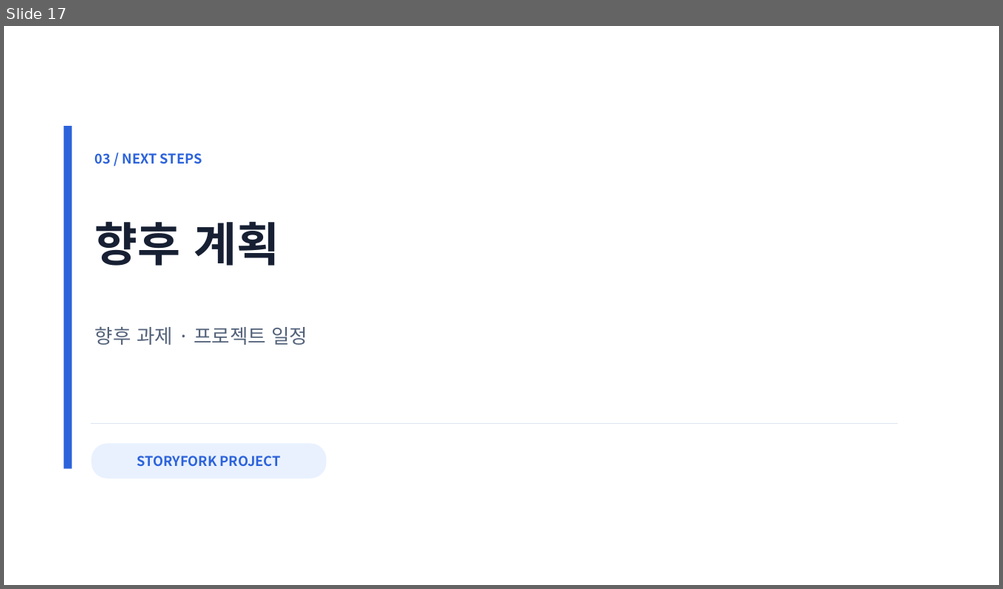
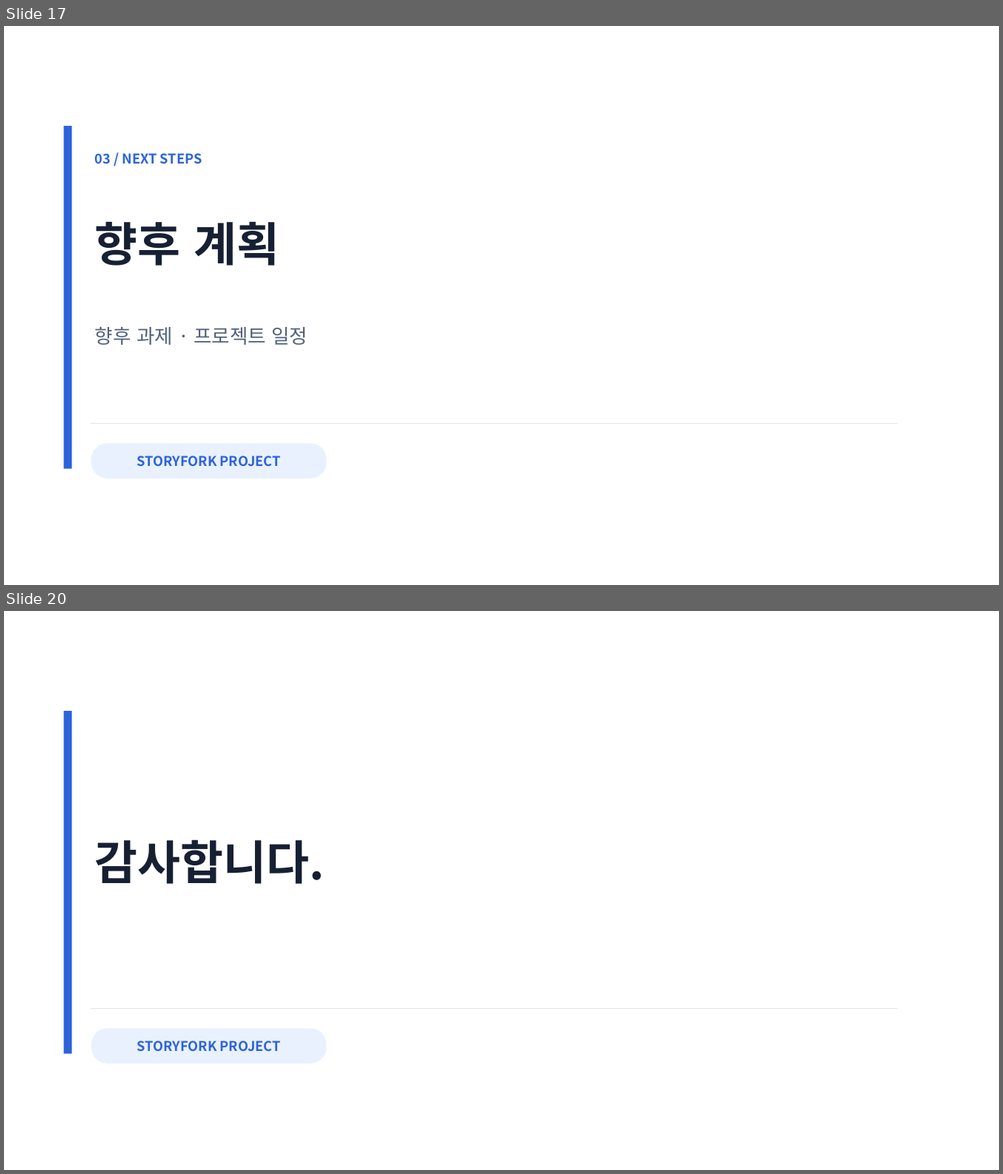
Before and after one commit to SKNETWORKS-FAMILY-AICAMP/SKN34-FINAL-4TEAM, a slide deck: docs/deliverables/SKN34-final-4Team_중간발표.pptx. Shown one above the other, each under a label of ours: slide 17 before the commit, slides 17 and 20 after it; the slides between them are not shown. The pictures are 1003x589 and 1003x1174 pixels, drawn with LibreOffice and Linux fonts; fonts in the diff are those of the drawing. Boxes give left, top, right and bottom in pixels: in the first picture for what was removed or moved away, otherwise in the second. Text is boxed around its words. In the diff, an @@ line names an element or a change of style, - is before the commit and + after.

```diff
--- a/docs/deliverables/SKN34-final-4Team_중간발표.pptx
+++ b/docs/deliverables/SKN34-final-4Team_중간발표.pptx
@@ slide 20 added at <box>4,611,999,1170</box>, background #FFFFFF @@
@@ rectangle added at <box>64,711,72,1054</box>, fill #2C63DB @@
@@ text added at <box>95,840,324,884</box>, 45 pt, text #172033, bold @@
+감사합니다.
@@ line added from (91, 1008) to (897, 1008), #DCE5F3 1 pt @@
@@ rounded rectangle added at <box>91,1029,327,1064</box>, fill #E9F1FF @@
@@ text added at <box>137,1041,281,1052</box>, 13 pt, text #2C63DB, bold @@
+STORYFORK PROJECT
```
Also in this commit, not shown: 3 slides changed.
